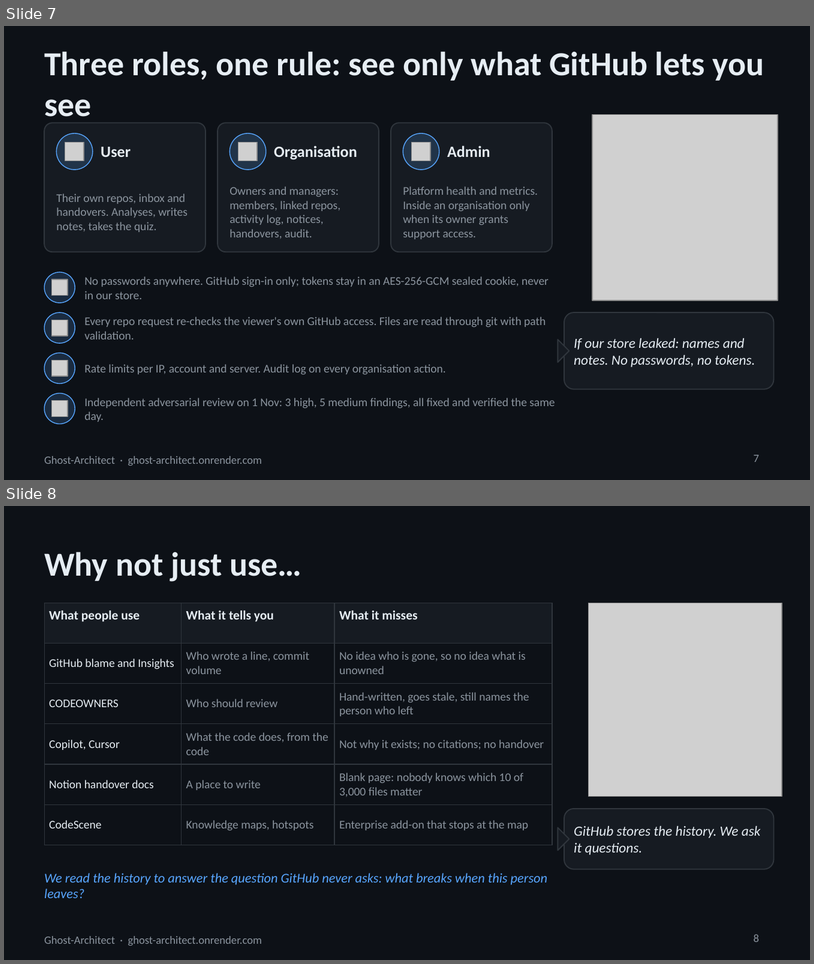
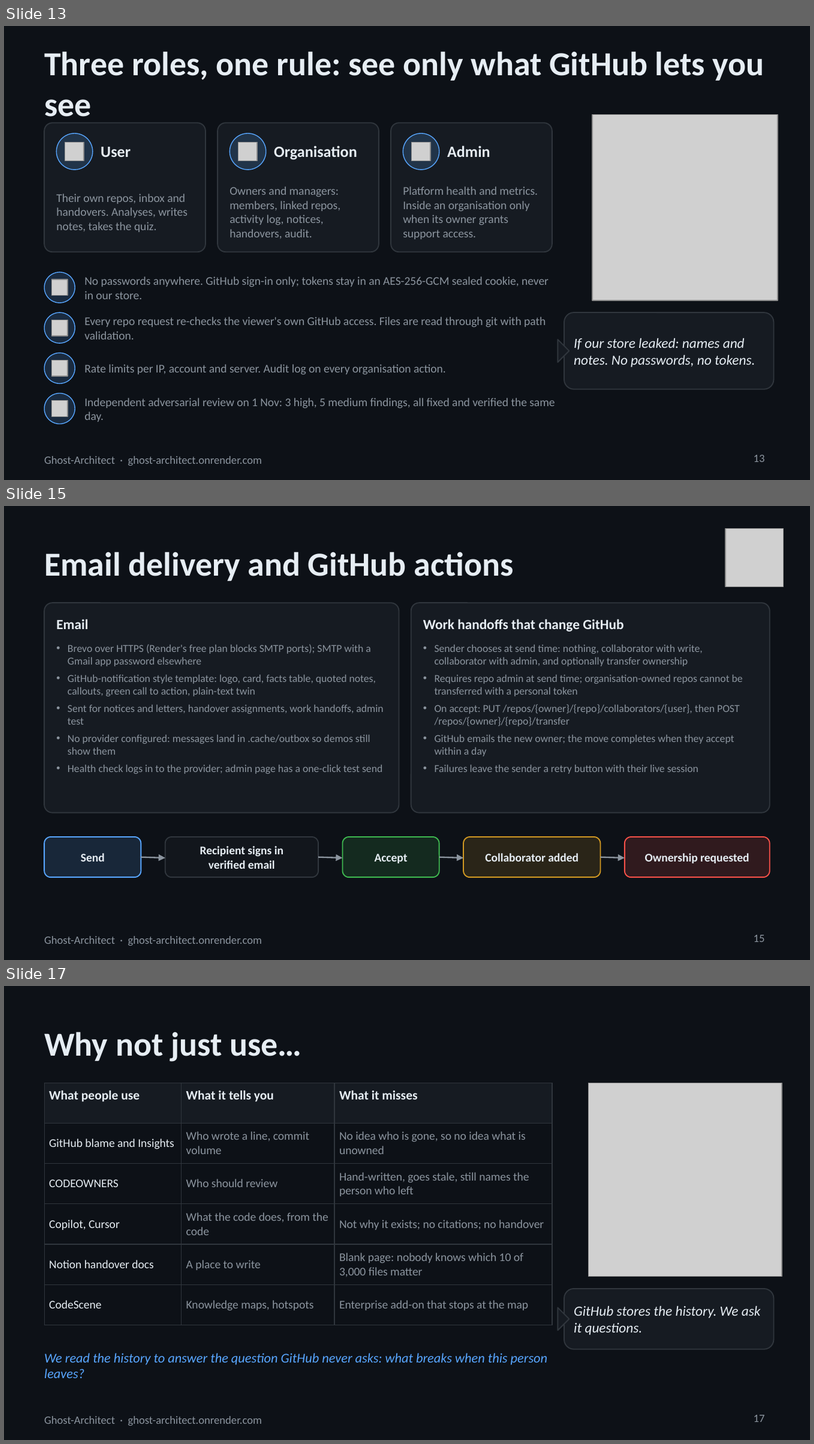
Before and after one commit to yabhinav1/ghost-architect, a slide deck: docs/Ghost-Architect-overview.pptx. Shown one above the other, each under a label of ours: slides 7 and 8 before the commit, slides 13, 15 and 17 after it; the slides between them are not shown. The pictures are 814x964 and 814x1444 pixels, drawn with LibreOffice and Linux fonts; fonts in the diff are those of the drawing; grey boxes stand for pictures. Boxes give left, top, right and bottom in pixels: in the first picture for what was removed or moved away, otherwise in the second. Text is boxed around its words. In the diff, an @@ line names an element or a change of style, - is before the commit and + after.

Commit message:
Deck: 19 slides with architecture, pipeline, explain engine, data model, handover intelligence, permissions matrix, security, email and GitHub actions, deployment and quality

```diff
--- a/docs/Ghost-Architect-overview.pptx
+++ b/docs/Ghost-Architect-overview.pptx
@@ slide 15 added at (4, 506, 810, 960), background #0D1117; not listed: 1 template element that a slide beside it also shows @@
@@ picture added at (726, 529, 784, 586) @@
@@ title added at (44, 552, 514, 581), 30 pt, text #E6EDF3, bold @@
+Email delivery and GitHub actions
@@ rounded rectangle added at (44, 603, 399, 813), fill #161B22, outline #30363D 1 pt @@
@@ rounded rectangle added at (411, 603, 770, 813), fill #161B22, outline #30363D 1 pt @@
@@ text added at (56, 619, 88, 629), 12.5 pt, text #E6EDF3, bold @@
+Email
@@ text added at (423, 619, 624, 631), 12.5 pt, text #E6EDF3, bold @@
+Work handoffs that change GitHub
@@ text added at (68, 644, 383, 774), 9.5 pt, text #8B949E @@
+• Brevo over HTTPS (Render's free plan blocks SMTP ports); SMTP with a Gmail app password elsewhere
+• GitHub-notification style template: logo, card, facts table, quoted notes, callouts, green call to action, plain-text twin
+• Sent for notices and letters, handover assignments, work handoffs, admin test
+• No provider configured: messages land in .cache/outbox so demos still show them
+• Health check logs in to the provider; admin page has a one-click test send
@@ text added at (435, 645, 743, 774), 9.5 pt, text #8B949E @@
+• Sender chooses at send time: nothing, collaborator with write, collaborator with admin, and optionally transfer ownership
+• Requires repo admin at send time; organisation-owned repos cannot be transferred with a personal token
+• On accept: PUT /repos/{owner}/{repo}/collaborators/{user}, then POST /repos/{owner}/{repo}/transfer
+• GitHub emails the new owner; the move completes when they accept within a day
+• Failures leave the sender a retry button with their live session
@@ rounded rectangle added at (44, 837, 141, 877), fill #58A6FF at 15% opacity, outline #58A6FF 1 pt @@
@@ rounded rectangle added at (165, 837, 318, 877), fill #30363D at 15% opacity, outline #30363D 1 pt @@
@@ text added at (200, 846, 284, 868), 10.5 pt, text #E6EDF3, bold @@
+Recipient signs in
+verified email
@@ rounded rectangle added at (342, 837, 440, 877), fill #3FB950 at 15% opacity, outline #3FB950 1 pt @@
@@ rounded rectangle added at (464, 837, 601, 877), fill #D29922 at 15% opacity, outline #D29922 1 pt @@
@@ rounded rectangle added at (625, 837, 770, 877), fill #F85149 at 15% opacity, outline #F85149 1 pt @@
@@ text added at (81, 853, 105, 861), 10.5 pt, text #E6EDF3, bold @@
+Send
@@ arrow added from (141, 857) to (165, 858), #8B949E 1.25 pt @@
@@ arrow added from (318, 857) to (342, 858), #8B949E 1.25 pt @@
@@ text added at (375, 853, 408, 863), 10.5 pt, text #E6EDF3, bold @@
+Accept
@@ arrow added from (440, 857) to (464, 858), #8B949E 1.25 pt @@
@@ text added at (485, 853, 579, 861), 10.5 pt, text #E6EDF3, bold @@
+Collaborator added
@@ arrow added from (601, 857) to (625, 858), #8B949E 1.25 pt @@
@@ text added at (645, 853, 750, 863), 10.5 pt, text #E6EDF3, bold @@
+Ownership requested
@@ page number added at (754, 934, 765, 942), 10 pt, text #8B949E @@
+15
@@ what was slide 7 is now slide 13 @@
@@ page number at (754, 454, 765, 462): text changed @@
-7
+13
@@ what was slide 8 is now slide 17 @@
@@ page number at (754, 1414, 765, 1422): text changed @@
-8
+17
```
Also in this commit, not shown: 8 other slides added, 1 other file.
